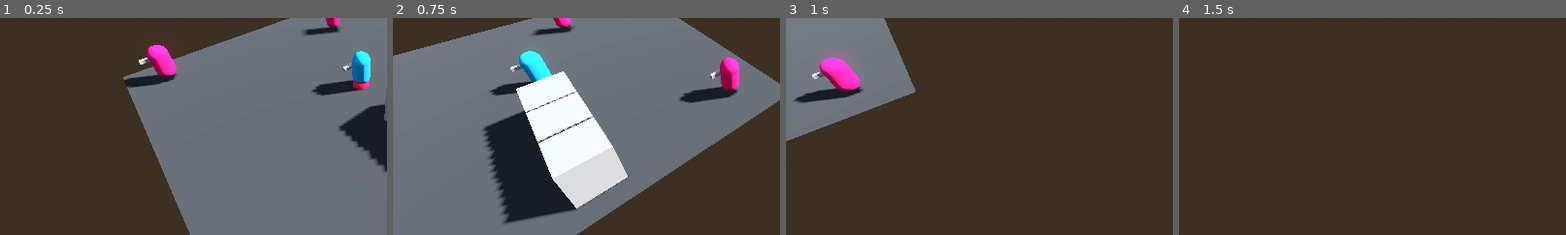
Above: before the commit, frames 1-4 (left to right).
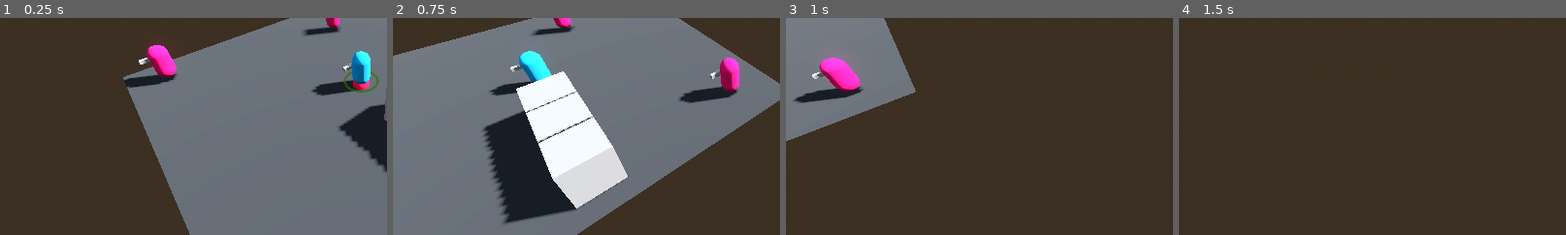
Above: after the commit, the same moments.

Repository: Nordtwig/metrotopia-combat
Game: Godot game, scene res://main.tscn
Same seed, same stepped clock (60 frames per second), same inputs: the game is played once before the commit and once after it.
Inputs (mouse positions are % of the whole screen's width and height, from its top left):
- Up to frame 1 (0.25 s): no input
- Up to frame 2 (0.75 s): tap Enter (ui_accept) at 0.5 s; move the mouse to (72, 45) at 0.52 s; press the mouse at (72, 45) at 0.53 s; hold D (pan_right) from 0.53 s (still down)
- Up to frame 3 (1 s): keep holding D (pan_right); tap Enter (ui_accept) at 0.77 s
- Up to frame 4 (1.5 s): move the mouse to (30, 55) at 1.27 s; release D (pan_right) at 1.28 s; release the mouse at (30, 55) at 1.28 s; hold S (pan_backward) from 1.28 s (still down); click (30, 55) at 1.35 s
The pictures show only the part of the screen within x 3-53%, y 35-85%; the shares and areas given below are measured in that part.

The runs differ from the first frame. In frame 1, 0.2% of the frame differs, in the area x 88-98%, y 24-35%; in frame 2, nothing differs; in frame 3, nothing differs; in frame 4, nothing differs.

Commit message:
create selection indicator

Diff:
--- a/actor.gd
+++ b/actor.gd
@@ -132,6 +132,10 @@
 				child.disabled = true
 
 
+func _set_selected_indicator(setting: bool)  -> void:
+	$SelectedIndicator.visible = setting
+
+
 func _on_velocity_computed(safe_velocity: Vector3) -> void:
 	velocity = safe_velocity
 	move_and_slide()
--- a/actor.tscn
+++ b/actor.tscn
@@ -79,6 +79,16 @@
 "die": SubResource("Animation_i633r")
 }
 
+[sub_resource type="StandardMaterial3D" id="StandardMaterial3D_xemqo"]
+transparency = 1
+shading_mode = 0
+albedo_color = Color(0.160784, 0.34902, 0, 0.588235)
+billboard_mode = 2
+
+[sub_resource type="TorusMesh" id="TorusMesh_ycaxe"]
+material = SubResource("StandardMaterial3D_xemqo")
+inner_radius = 0.875
+
 [node name="Actor" type="CharacterBody3D" groups=["actors"]]
 collision_layer = 2
 collision_mask = 3
@@ -131,3 +141,8 @@
 libraries = {
 "": SubResource("AnimationLibrary_i83m5")
 }
+
+[node name="SelectedIndicator" type="MeshInstance3D" parent="."]
+transform = Transform3D(1, 0, 0, 0, 0.365021, 0, 0, 0, 1, 0, 0.110674, 0)
+visible = false
+mesh = SubResource("TorusMesh_ycaxe")
--- a/game_manager.gd
+++ b/game_manager.gd
@@ -11,6 +11,7 @@
 
 func _ready():
 	Global.game_manager = self
+	_actor._set_selected_indicator(true)
 	# for enemy in _enemies:
 	# 	enemy.set_target(_actor)
 
@@ -43,7 +44,7 @@
 
 		if event.is_action_pressed("left_click"):
 			if intersection.collider.is_in_group("ground"):
-				print("deselect")
+				_actor._set_selected_indicator(false)
 			elif intersection.collider.is_in_group("actors"):
 				Events.clickable_clicked.emit(intersection.collider)
 	if event.is_action_pressed("ui_accept"):
Not shown: 1 places in actor.tscn that only renumber resources
